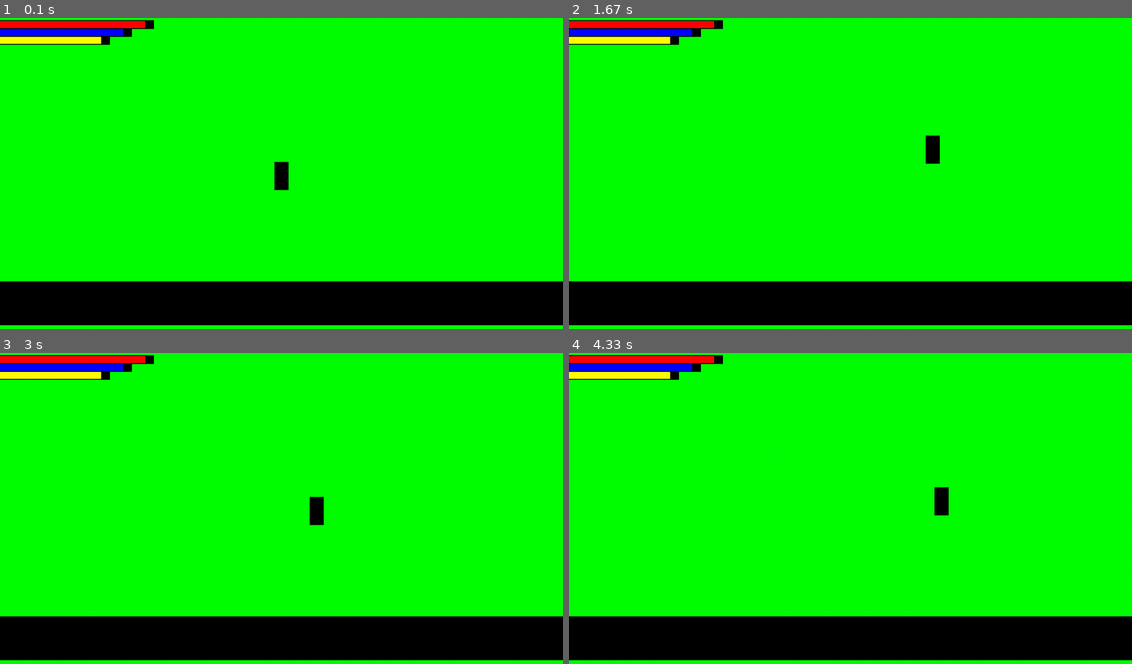
Above: before the commit, frames 1-4 (two rows, left to right).
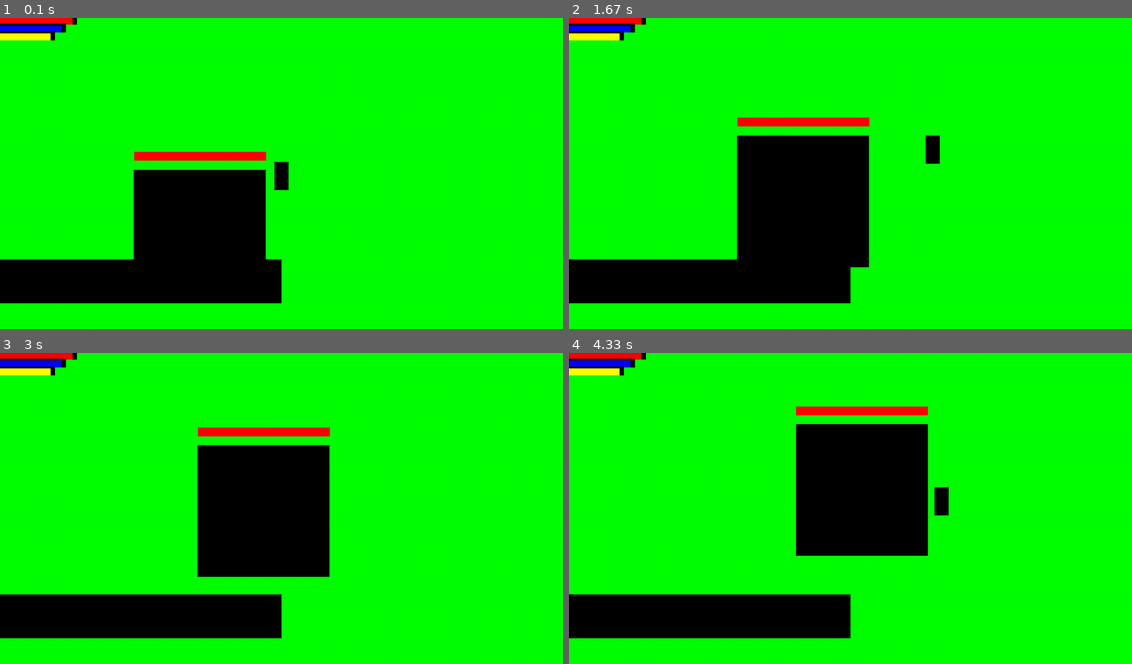
Above: after the commit, the same moments.

Repository: MaiTTrung/AliassPygame
Game: pygame game, started from main.py
The game is run twice, just before and just after one commit, with the same random seed, the same clock (stepped at 60 frames per second) and the same inputs.
Inputs:
- Up to frame 1 (0.1 s): no input
- Up to frame 2 (1.67 s): hold D 0.33-0.8 s; hold W 0.83-1.13 s; hold D 1.17-1.63 s
- Up to frame 3 (3 s): hold A 1.67-2.2 s; hold S 2.23-2.53 s
- Up to frame 4 (4.33 s): hold W 3-3.37 s; hold D 3.4-4.03 s; hold S from 4.07 s (still down)

The runs differ from the first frame. In frame 1, 24% of the frame differs, in the area x 0-100%, y 0-99%; in frame 2, 26%; in frame 3, 27%; in frame 4, 27%.

Commit message:
add enemy and enemy's hp bar

Diff:
--- /dev/null
+++ b/enemy.py
@@ -0,0 +1,82 @@
+import pygame
+
+
+class Enemy(pygame.sprite.Sprite):
+    def __init__(self, pos, group, type = "creep"):
+        super().__init__(group)
+
+        self.type = type
+        self.dict = self.take_attribute()
+
+        self.image = pygame.Surface((self.dict["height"], self.dict["width"]))
+        self.rect = self.image.get_rect(center = pos)
+        self.pos = pygame.math.Vector2(self.rect.center)
+        self.direction = pygame.math.Vector2()
+
+        self.speed = 50
+
+
+    def take_attribute(self):
+        if self.type == "creep":
+            return {"hp": 500, "damge": 50,"height":32, "width":32}
+        elif self.type == "miniboss":
+            return {"hp": 500, "damge": 50,"height":150, "width":150}
+        else:
+            return {"hp": 5000, "damge": 100,"height":300, "width":300}
+
+    def define_direct(self, player):
+        if player.pos.x - self.pos.x < 0:
+            self.direction.x = -1
+        elif player.pos.x - self.pos.x > 0:
+            self.direction.x = 1
+        else:
+            self.direction.x = 0
+
+        if player.pos.y - self.pos.y < 0:
+            self.direction.y = -1
+        elif player.pos.y - self.pos.y > 0:
+            self.direction.y = 1
+        else:
+            self.direction.y = 0
+
+        #print(self.direction)
+
+
+    def move(self, dt, player):
+        self.define_direct(player)
+
+        self.pos.x += self.direction.x * self.speed * dt
+        self.rect.centerx = self.pos.x
+
+        self.pos.y += self.direction.y * self.speed * dt
+        self.rect.centery = self.pos.y
+
+
+    def update(self, dt, player, display_surface):
+        self.move(dt, player)
+        self.hp_bar = Enemy_hp_bar(self)
+        self.hp_bar.update()
+        self.hp_bar.draw(display_surface)
+
+
+        #self.define_direct(player)
+
+
+class Enemy_hp_bar():
+    def __init__(self, enemy):
+
+        self.image = pygame.Surface((enemy.dict["width"], 20))
+        self.image.fill("red")
+        self.rect = self.image.get_rect(center = enemy.pos)
+        self.enemy_height = enemy.dict["height"]
+        self.enemy_pos = enemy.rect.centery
+
+    def follow_object(self):
+        self.rect.centery = self.enemy_pos - (self.enemy_height/2 + 30)
+
+    def update(self):
+        self.follow_object()
+
+    def draw(self, display_surface):
+
+        pygame.draw.rect(display_surface,"red", self.rect)
--- a/level.py
+++ b/level.py
@@ -2,6 +2,7 @@
 from settings import *
 from player import Player
 from player_info_bars import *
+from enemy import *
 
 
 class Level:
@@ -9,33 +10,38 @@
         self.display_surface = pygame.display.get_surface()
 
         #sprite groups
-        self.all_sprites = pygame.sprite.Group()
+        self.player_sprites = pygame.sprite.Group()
+        self.UI_sprites = pygame.sprite.Group()
+        self.enemy_sprites = pygame.sprite.Group()
+        self.enemy_hp_bar_sprite = pygame.sprite.Group()
+
         self.setup()
 
     def setup(self):
-        self.player = Player( pos = (640,360), group = self.all_sprites)
+        self.player = Player( pos = (640,360), group = self.player_sprites)
+        self.enemy = Enemy(pos = (450,500), group = self.enemy_sprites, type = "boss")
 
         # UI bars
-        self.big_hp_max_bar = Bar(pos=(0,5), group= self.all_sprites, player = self.player, height = 20, width = 350, bar_class = "hp_max",type = "big")
-        self.big_hp_bar = Bar(pos=(0,7), group= self.all_sprites, player = self.player, height = 16, width = 330, bar_class = "hp",type = "big", color = "red")
+        self.big_hp_max_bar = Bar(pos=(0,5), group= self.UI_sprites, height = 20, width = 350, bar_class = "hp_max",type = "big")
+        self.big_hp_bar = Bar(pos=(0,7), group= self.UI_sprites, height = 16, width = 330, bar_class = "hp",type = "big", color = "red")
 
-        self.big_energy_max_bar = Bar(pos=(0,23), group= self.all_sprites, player = self.player, height = 20, width = 300, bar_class = "energy_max",type = "big")
-        self.big_energy_bar = Bar(pos=(0,25), group= self.all_sprites, player = self.player, height = 16, width = 280, bar_class = "energy",type = "big", color = "blue")
+        self.big_energy_max_bar = Bar(pos=(0,23), group= self.UI_sprites, height = 20, width = 300, bar_class = "energy_max",type = "big")
+        self.big_energy_bar = Bar(pos=(0,25), group= self.UI_sprites, height = 16, width = 280, bar_class = "energy",type = "big", color = "blue")
 
-        self.big_sta_max_bar = Bar(pos=(0,41), group= self.all_sprites, player = self.player, height = 20, width = 250, bar_class = "hp_max",type = "big")
-        self.big_sta_bar = Bar(pos=(0,43), group= self.all_sprites, player = self.player, height = 16, width = 230, bar_class = "stamina",type = "big", color = "yellow")
+        self.big_sta_max_bar = Bar(pos=(0,41), group= self.UI_sprites, height = 20, width = 250, bar_class = "hp_max",type = "big")
+        self.big_sta_bar = Bar(pos=(0,43), group= self.UI_sprites, height = 16, width = 230, bar_class = "stamina",type = "big", color = "yellow")
 
-        self.skill_bar = Bar(pos=(0,600), group = self.all_sprites, player = self.player, height = 100, width = 1280, bar_class = "stamina_max",type = "big" )
+        self.skill_bar = Bar(pos=(0,600), group = self.UI_sprites, height = 100, width = 1280, bar_class = "stamina_max",type = "big" )
 
-        #self.small_hp_max_bar = Bar(pos = (0,0), group = self.all_sprites, player = self.player, height = 10, width = 100, bar_class = "hp_max",type = "small")
-        #self.small_hp_bar = Bar(pos = (0,0), group = self.all_sprites, player = self.player, height = 10, width = 100, bar_class = "hp",color = "red", type = "small")
-        # self.small_energy_max_bar = Bar(pos = (0,0), group = self.all_sprites, player = self.player, height = 10, width = 100, bar_class = "energy_max", type = "small")
-        # self.small_energy_bar = Bar(pos = (0,0), group = self.all_sprites, player = self.player, height = 10, width = 100, bar_class = "energy",color = "blue", type = "small")
-        # self.small_stamina_max_bar = Bar(pos = (0,0), group = self.all_sprites, player = self.player, height = 10, width = 80, bar_class = "stamina_max", type = "small")
-        # self.small_stamina_bar = Bar(pos = (0,0), group = self.all_sprites, player = self.player, height = 10, width = 80, bar_class = "stamina",color = "yellow", type = "small")
 
 
     def run(self, dt):
         self.display_surface.fill("green")
-        self.all_sprites.draw(self.display_surface)
-        self.all_sprites.update(dt)
+
+        self.UI_sprites.draw(self.display_surface)
+        self.enemy_sprites.draw(self.display_surface)
+        self.player_sprites.draw(self.display_surface)
+
+        self.UI_sprites.update(dt, self.player)
+        self.enemy_sprites.update( dt, self.player, self.display_surface)
+        self.player_sprites.update(dt)
--- a/player_info_bars.py
+++ b/player_info_bars.py
@@ -3,11 +3,10 @@
 
 
 class Bar(pygame.sprite.Sprite):
-    def __init__(self, pos, group, player, height, width ,bar_class ,type, color = "black"):
+    def __init__(self, pos, group, height, width ,bar_class ,type, color = "black"):
         super().__init__(group)
 
         self.max_width_bar = width
-        self.player = player
         self.bar_width = width
         self.bar_height = height
         self.bar_color = color
@@ -24,43 +23,44 @@
         pass
 
     def follow_object(self):
-        if self.bar_type == "small":
-            if self.bar_class == "hp" or self.bar_class == "hp_max":
-                self.pos.x = self.player.pos.x - 50
-                self.pos.y = self.player.pos.y - 74
-            elif self.bar_class == "energy" or self.bar_class == "energy_max":
-                self.pos.x = self.player.pos.x - 50
-                self.pos.y = self.player.pos.y - 64
-            elif self.bar_class == "stamina" or self.bar_class == "stamina_max":
-                self.pos.x = self.player.pos.x - 50
-                self.pos.y = self.player.pos.y - 54
-        else:
-            pass
+        pass
+        # if self.bar_type == "small":
+        #     if self.bar_class == "hp" or self.bar_class == "hp_max":
+        #         self.pos.x = player.pos.x - 50
+        #         self.pos.y = player.pos.y - 74
+        #     elif self.bar_class == "energy" or self.bar_class == "energy_max":
+        #         self.pos.x = player.pos.x - 50
+        #         self.pos.y = player.pos.y - 64
+        #     elif self.bar_class == "stamina" or self.bar_class == "stamina_max":
+        #         self.pos.x = player.pos.x - 50
+        #         self.pos.y = player.pos.y - 54
+        # else:
+        #     pass
 
-        self.rect = self.pos
+        # self.rect = self.pos
 
-    def update_hp_bar(self):
+    def update_hp_bar(self, player):
         if self.bar_class == "hp":
 
-            self.bar_width = self.player.hp * (self.max_width_bar / self.player.hp_max)
+            self.bar_width = player.hp * (self.max_width_bar / player.hp_max)
             self.image = pygame.Surface((self.bar_width,self.bar_height))
             self.image.fill(self.bar_color)
         else:
             pass
 
-    def update_stamina_bar(self):
+    def update_stamina_bar(self, player):
         if self.bar_class == "stamina":
 
-            self.bar_width = self.player.stamina * (self.max_width_bar / self.player.stamina_max)
+            self.bar_width = player.stamina * (self.max_width_bar / player.stamina_max)
             self.image = pygame.Surface((self.bar_width,self.bar_height))
             self.image.fill(self.bar_color)
         else:
             pass
 
-    def update_energy_bar(self):
+    def update_energy_bar(self, player):
         if self.bar_class == "energy":
 
-            self.bar_width = self.player.energy * (self.max_width_bar / self.player.energy_max)
+            self.bar_width = player.energy * (self.max_width_bar / player.energy_max)
             self.image = pygame.Surface((self.bar_width,self.bar_height))
             self.image.fill(self.bar_color)
         else:
@@ -68,9 +68,9 @@
 
 
 
-    def update(self, dt):
+    def update(self, dt, player):
         self.get_text()
         self.follow_object()
-        self.update_hp_bar()
-        self.update_energy_bar()
-        self.update_stamina_bar()
+        self.update_hp_bar(player)
+        self.update_energy_bar(player)
+        self.update_stamina_bar(player)
